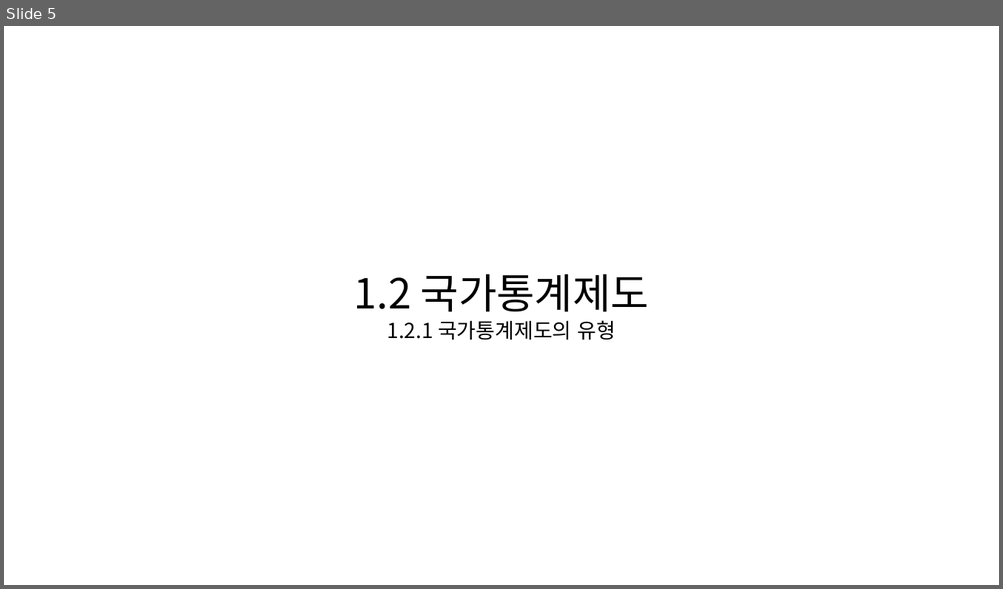
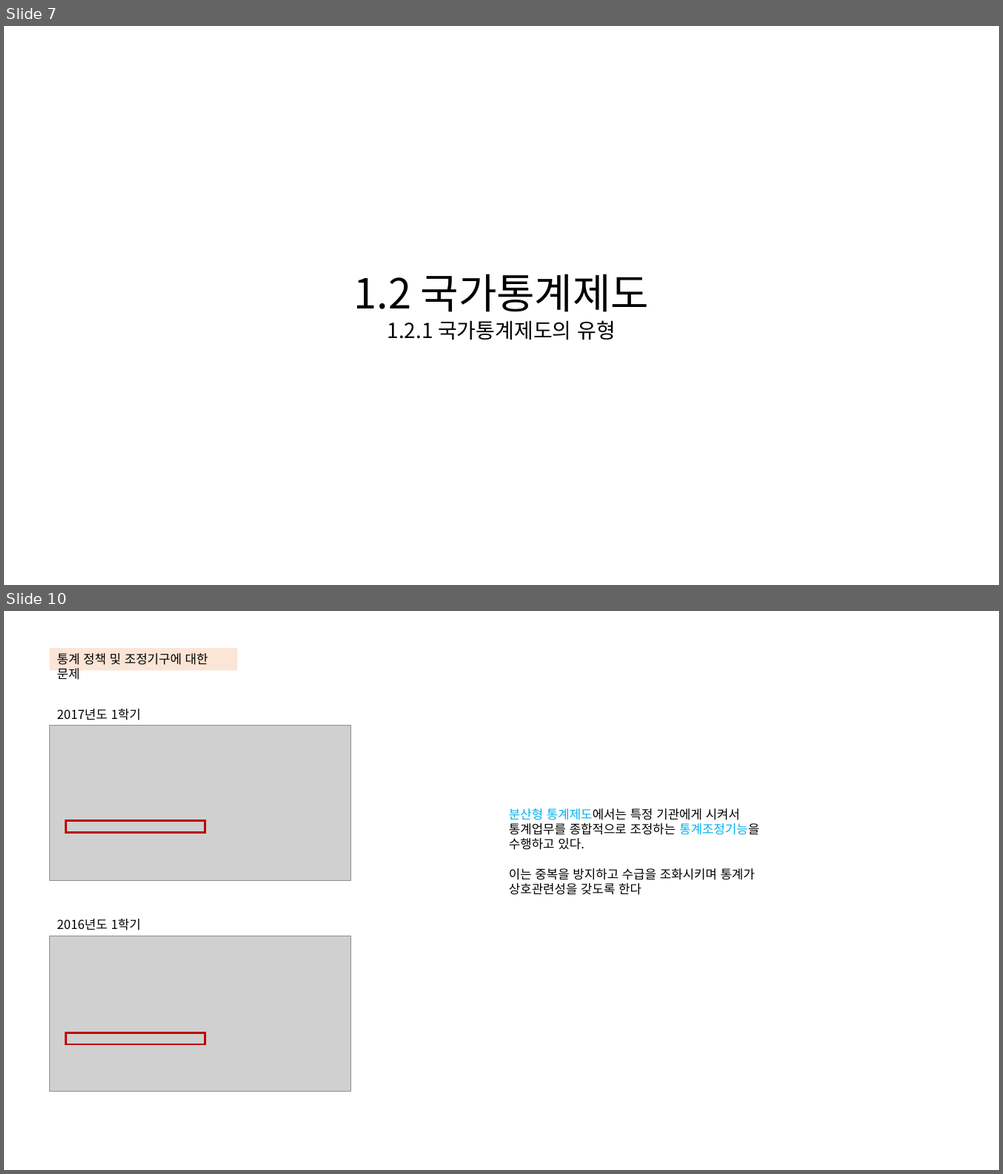
Before and after one commit to KNOU-STUDY/KNOU-UNDERSTANDING-NATIONAL-STATISTICS, a slide deck: previous_question/1장-국가통계제도.pptx. Shown one above the other, each under a label of ours: slide 5 before the commit, slides 7 and 10 after it; the slides between them are not shown. The pictures are 1003x589 and 1003x1174 pixels, drawn with LibreOffice and Linux fonts; fonts in the diff are those of the drawing; grey boxes stand for pictures. Boxes give left, top, right and bottom in pixels: in the first picture for what was removed or moved away, otherwise in the second. Text is boxed around its words. In the diff, an @@ line names an element or a change of style, - is before the commit and + after.

```diff
--- a/previous_question/1장-국가통계제도.pptx
+++ b/previous_question/1장-국가통계제도.pptx
@@ slide 10 added at [4, 611, 999, 1170], background #FFFFFF @@
@@ rectangle added at [50, 647, 237, 670], fill #FBE5D6, 12 pt, text #000000 @@
+통계 정책 및 조정기구에 대한 문제
@@ text added at [57, 709, 141, 721], 12 pt, text #000000 @@
+2017년도 1학기
@@ picture added at [50, 726, 351, 881] @@
@@ text added at [509, 809, 759, 895], 12 pt, text #000000 @@
+분산형 통계제도에서는 특정 기관에게 시켜서 통계업무를 종합적으로 조정하는 통계조정기능을 수행하고 있다.
+이는 중복을 방지하고 수급을 조화시키며 통계가 상호관련성을 갖도록 한다
@@ rectangle added at [66, 821, 205, 832], outline #C00000 2 pt @@
@@ text added at [57, 919, 141, 931], 12 pt, text #000000 @@
+2016년도 1학기
@@ picture added at [50, 937, 351, 1091] @@
@@ rectangle added at [66, 1034, 205, 1045], outline #C00000 2 pt @@
@@ what was slide 5 is now slide 7 @@
```
Also in this commit, not shown: 1 slide changed, 10 other slides added.
